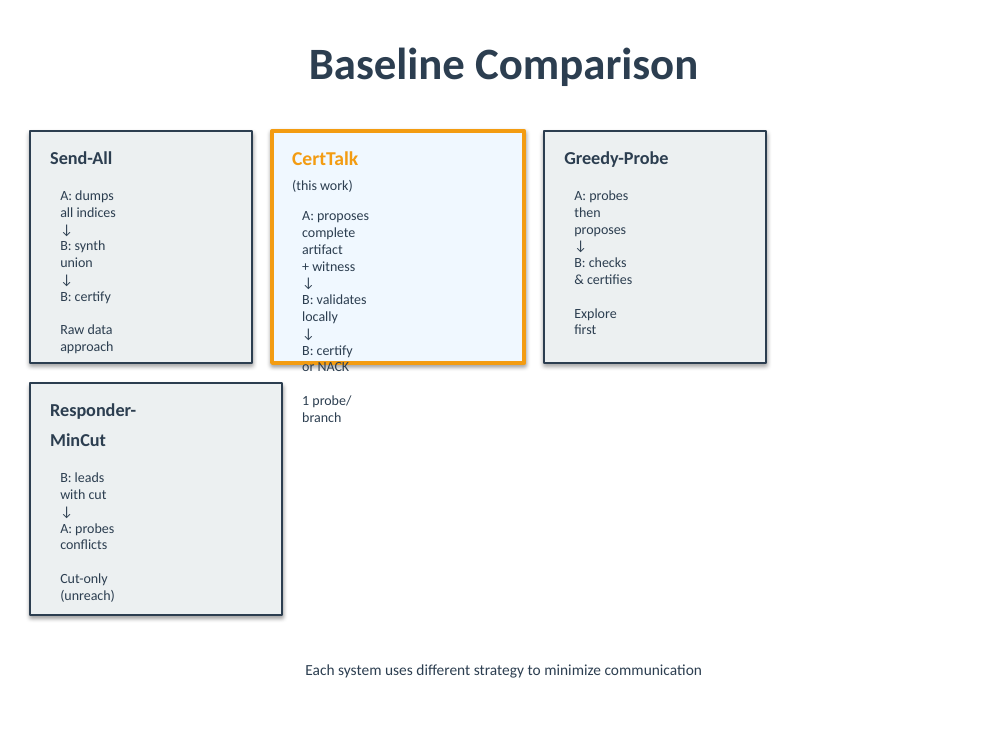
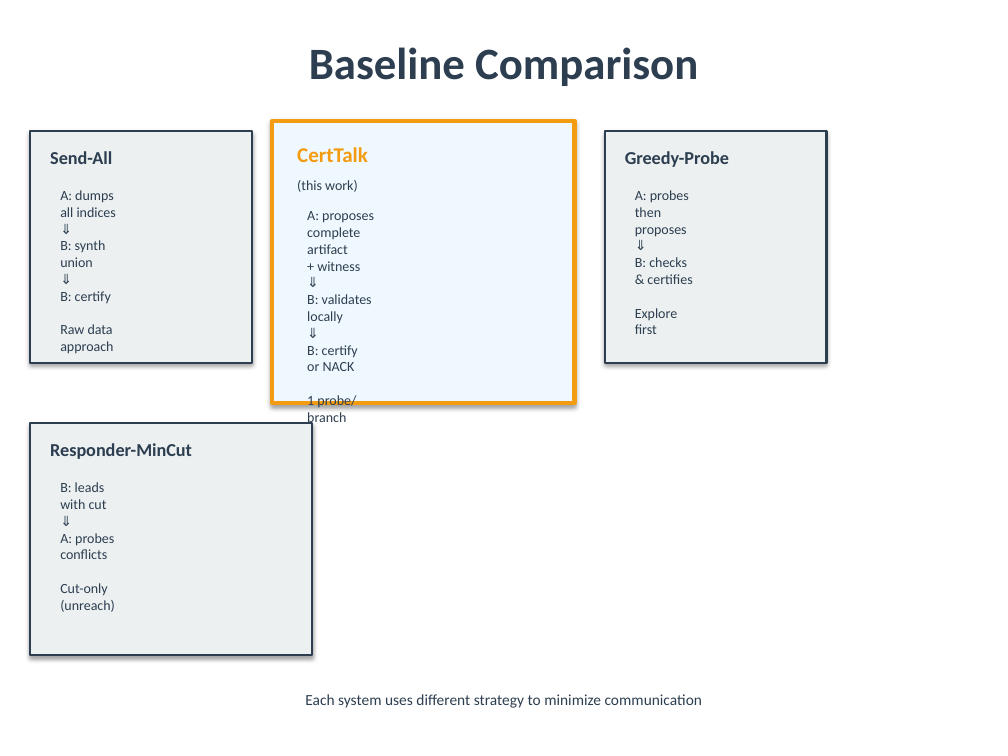
Before and after one commit to Bryan-Nsoh/slide-maker, a slide deck: slide 5 of CertTalk_Presentation.pptx. Drawn at 1008x756 pixels with LibreOffice and Linux fonts; fonts in the diff are those of the drawing. Boxes give left, top, right and bottom in pixels: in the first picture for what was removed or moved away, otherwise in the second. Text is boxed around its words. In the diff, an @@ line names an element or a change of style, - is before the commit and + after.

```diff
--- a/CertTalk_Presentation.pptx
+++ b/CertTalk_Presentation.pptx
@@ rectangle: place and size @@
-rectangle at box(272, 131, 524, 363)
+rectangle at box(272, 121, 575, 403)
@@ text "CertTalk" at box(297, 147, 368, 162): size 14 to 15 pt @@
@@ 2 texts, 1 rectangle: place and size @@
-2 texts, 1 rectangle at box(544, 131, 766, 363)
+2 texts, 1 rectangle at box(605, 131, 827, 363)
@@ text "(this work)": place and size @@
-text "(this work)" at box(292, 180, 353, 192)
+text "(this work)" at box(297, 180, 358, 192)
@@ text at box(60, 190, 116, 354): text changed @@
-↓
+⇓
@@ text at box(60, 190, 116, 354): text changed @@
-↓
+⇓
@@ text at box(307, 211, 374, 426): text changed @@
-↓
+⇓
@@ text at box(307, 211, 374, 426): text changed @@
-↓
+⇓
@@ text at box(635, 190, 692, 334): text changed @@
-↓
+⇓
@@ rectangle: place and size @@
-rectangle at box(30, 383, 282, 615)
+rectangle at box(30, 423, 312, 655)
@@ text at box(50, 443, 192, 459): text changed @@
-Responder-
+Responder-MinCut
@@ text removed at box(50, 433, 106, 446) @@
-MinCut
@@ text at box(60, 482, 115, 612): text changed @@
-↓
+⇓
@@ text "B: leads": place and size @@
-text "B: leads" at box(60, 472, 115, 602)
+text "B: leads" at box(60, 482, 115, 612)
@@ text "Each system uses different strategy ...": place and size @@
-text "Each system uses different strategy ..." at box(305, 664, 702, 678)
+text "Each system uses different strategy ..." at box(305, 694, 702, 708)
```
Also in this commit, not shown: 3 other slides changed, 2 other files.
